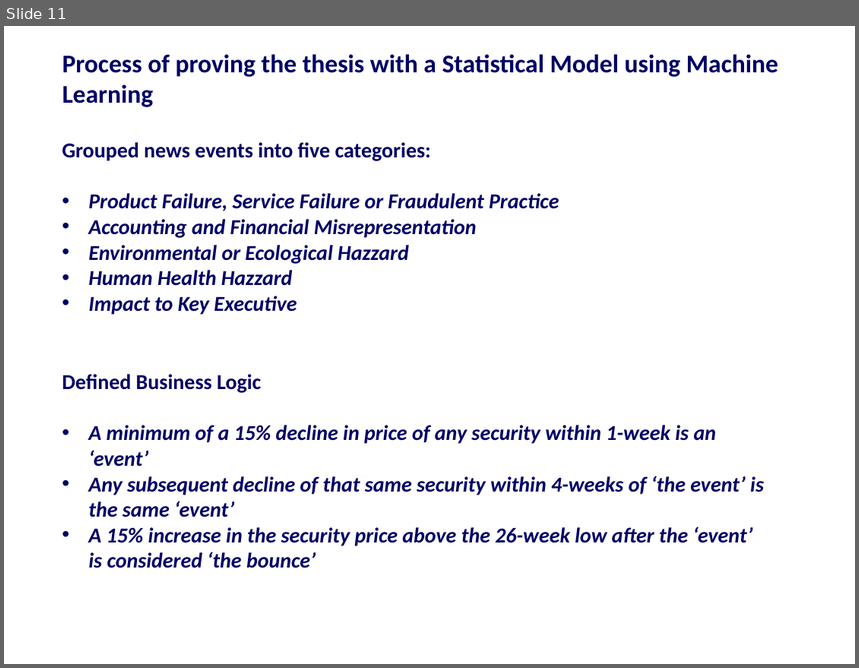
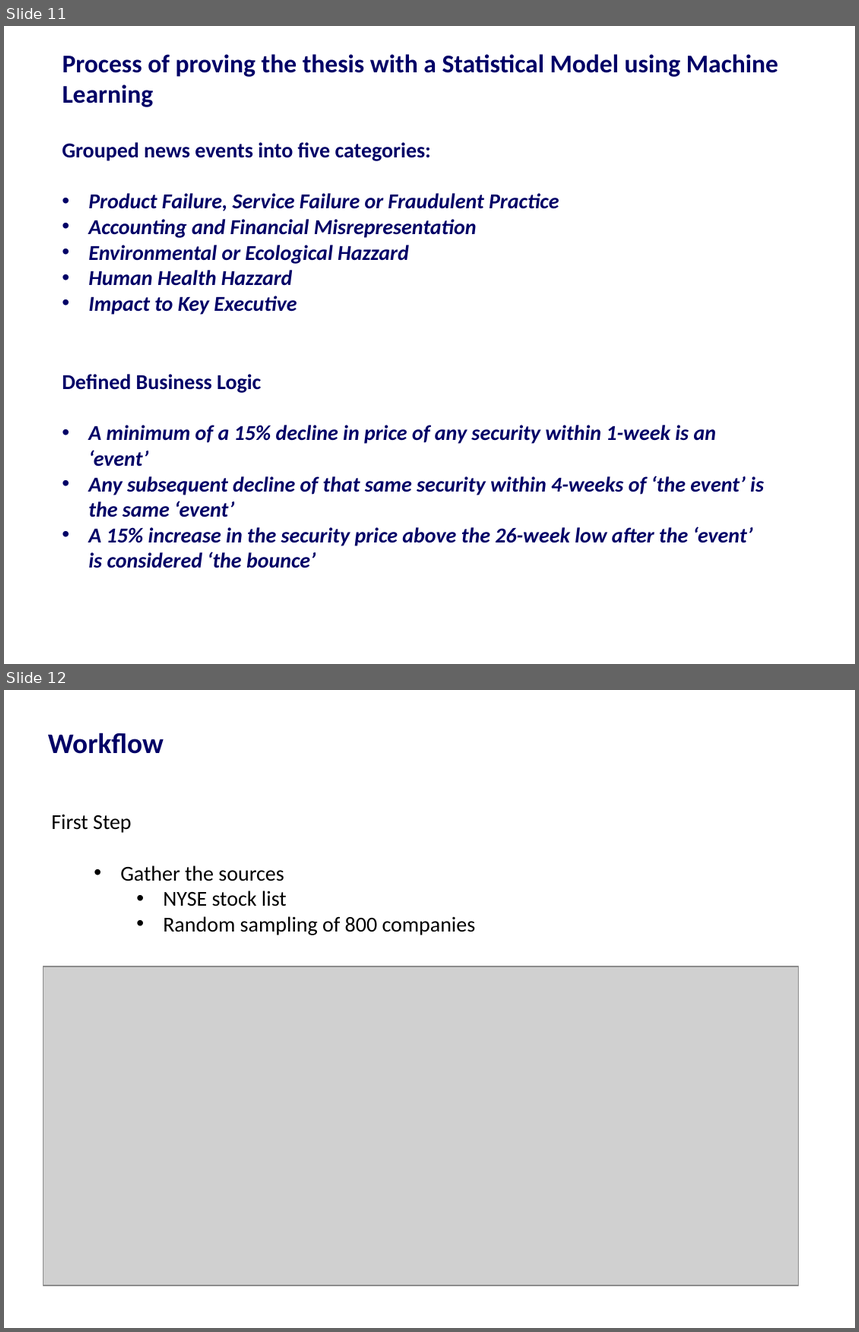
Before and after one commit to harshil753/Bounce_Back, a slide deck: Bounce_Back 24012018v1.pptx. Shown one above the other, each under a label of ours: slide 11 before the commit, slides 11 and 12 after it. The pictures are 859x668 and 859x1332 pixels, drawn with LibreOffice and Linux fonts; fonts in the diff are those of the drawing; grey boxes stand for pictures. Boxes give left, top, right and bottom in pixels: in the first picture for what was removed or moved away, otherwise in the second. Text is boxed around its words. In the diff, an @@ line names an element or a change of style, - is before the commit and + after.

```diff
--- a/Bounce_Back 24012018v1.pptx
+++ b/Bounce_Back 24012018v1.pptx
@@ slide 12 added at bbox=[4, 690, 855, 1328], background #FFFFFF @@
@@ title added at bbox=[48, 733, 164, 754], 24 pt, text #000066, bold @@
+Workflow
@@ text added at bbox=[51, 814, 476, 935], 18 pt, text #000000 @@
+First Step
+  • Gather the sources
+    • NYSE stock list
+    • Random sampling of 800 companies
@@ picture added at bbox=[44, 967, 799, 1286] @@
```
Also in this commit, not shown: 10 other slides added, 4 slides removed, 6 other files.
